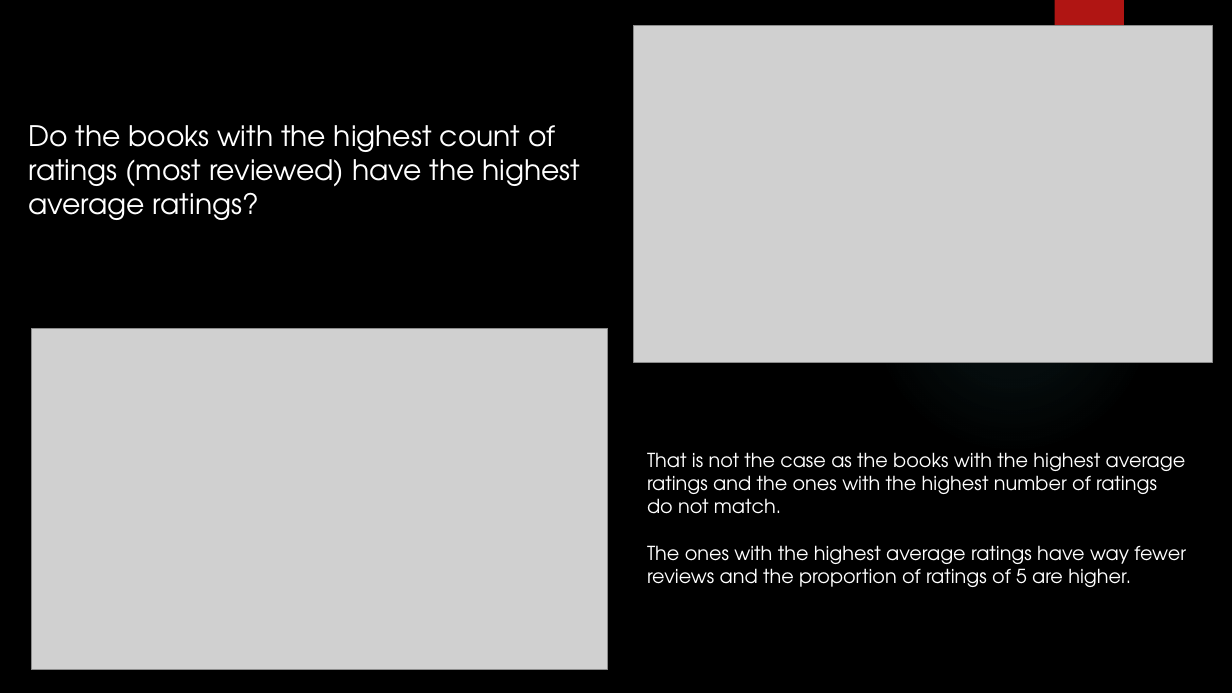
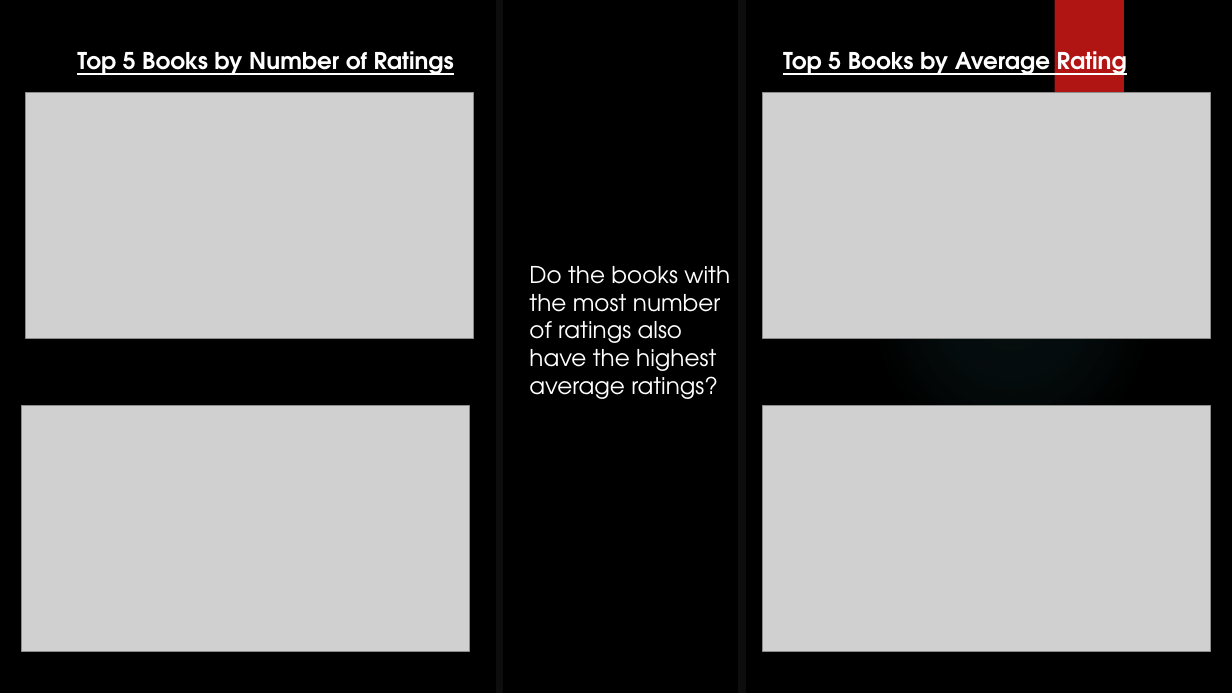
Before and after one commit to ubco-mds-2018-labs/data551-project2ndmilestone-harjn, a slide deck: slide 1 of Data 551 Milestone 2 Visualizations.pptx. Drawn at 1232x693 pixels with LibreOffice and Linux fonts; fonts in the diff are those of the drawing; grey boxes stand for pictures; background and template pictures are left out. Boxes give left, top, right and bottom in pixels: in the first picture for what was removed or moved away, otherwise in the second. Text is boxed around its words. In the diff, an @@ line names an element or a change of style, - is before the commit and + after.

```diff
--- a/Data 551 Milestone 2 Visualizations.pptx
+++ b/Data 551 Milestone 2 Visualizations.pptx
@@ line added from (500, 0) to (500, 693), #0D0D0D 6 pt @@
@@ line added from (742, 0) to (742, 693), #0D0D0D 6 pt @@
@@ text added at bbox=[77, 51, 454, 75], 18 pt, text #FFFFFF, bold, underline @@
+Top 5 Books by Number of Ratings
@@ text added at bbox=[783, 44, 1127, 79], 18 pt, text #FFFFFF, bold, underline @@
+Top 5 Books by Average Rating
@@ picture added at bbox=[26, 92, 473, 338] @@
@@ picture: place and size @@
-picture at bbox=[633, 26, 1213, 362]
+picture at bbox=[763, 92, 1211, 338]
@@ text at bbox=[529, 266, 730, 399]: text changed; size 22 to 18 pt @@
-Do the books with the highest count of
-ratings (most reviewed) have the highest
-average ratings?
+Do the books with the most number of ratings also have the highest average ratings?
@@ picture: place and size @@
-picture at bbox=[31, 328, 608, 669]
+picture at bbox=[21, 406, 469, 652]
@@ picture added at bbox=[763, 406, 1211, 652] @@
@@ text removed at bbox=[647, 452, 1186, 587] @@
-That is not the case as the books with the highest average
-ratings and the ones with the highest number of ratings
-do not match.
-The ones with the highest average ratings have way fewer
-reviews and the proportion of ratings of 5 are higher.
```
Also in this commit, not shown: 1 other slide changed, 1 slide added, 1 other file.
